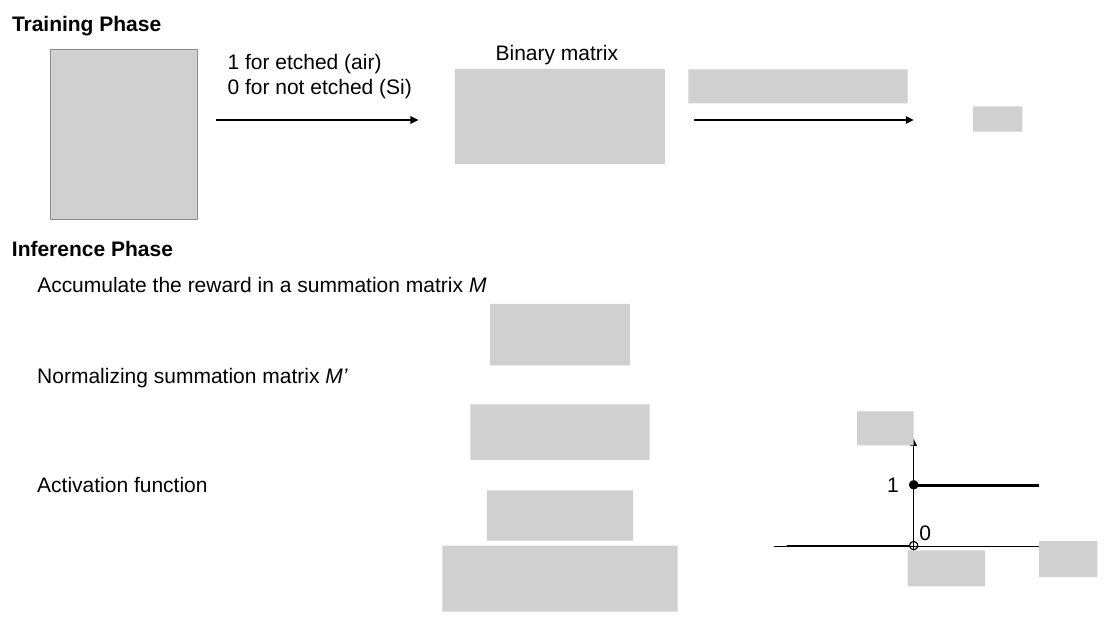
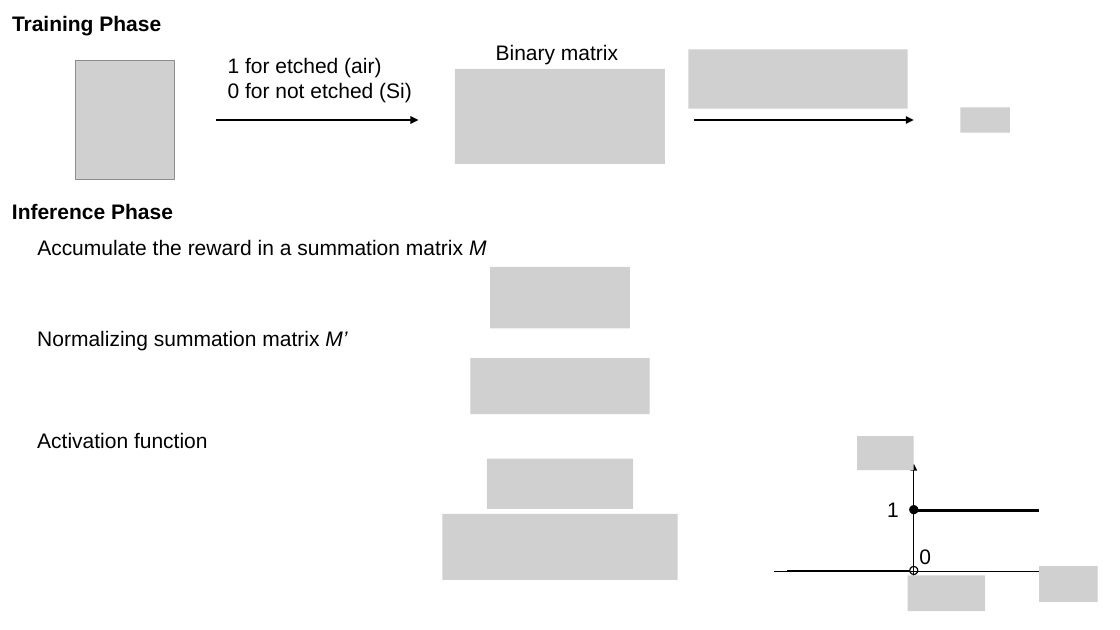
Before and after one commit to jglee96/NBTP_Lab, a slide deck: slide 4 of 개인/석사학위논문/Manuscript Preparation.pptx. Drawn at 1120x630 pixels with LibreOffice and Linux fonts; fonts in the diff are those of the drawing; grey boxes stand for pictures. Boxes give left, top, right and bottom in pixels: in the first picture for what was removed or moved away, otherwise in the second. Text is boxed around its words. In the diff, an @@ line names an element or a change of style, - is before the commit and + after.

```diff
--- a/개인/석사학위논문/Manuscript Preparation.pptx
+++ b/개인/석사학위논문/Manuscript Preparation.pptx
@@ picture removed at bbox=[50, 49, 198, 219] @@
@@ text "1 for etched (air)": place and size @@
-text "1 for etched (air)" at bbox=[228, 53, 412, 98]
+text "1 for etched (air)" at bbox=[228, 57, 412, 102]
@@ picture: place and size @@
-picture at bbox=[689, 70, 908, 103]
+picture at bbox=[689, 50, 908, 109]
@@ picture added at bbox=[76, 60, 175, 179] @@
@@ picture: place and size @@
-picture at bbox=[973, 107, 1023, 132]
+picture at bbox=[960, 108, 1010, 133]
@@ 3 texts, 1 picture: place and size @@
-3 texts, 1 picture at bbox=[12, 240, 629, 388]
+3 texts, 1 picture at bbox=[12, 203, 629, 351]
@@ picture added at bbox=[471, 358, 649, 413] @@
@@ picture removed at bbox=[471, 404, 649, 460] @@
@@ picture removed at bbox=[857, 412, 913, 445] @@
@@ text "Activation function": place and size @@
-text "Activation function" at bbox=[37, 476, 207, 493]
+text "Activation function" at bbox=[37, 432, 207, 449]
@@ picture added at bbox=[857, 436, 913, 470] @@
@@ picture: place and size @@
-picture at bbox=[487, 491, 634, 541]
+picture at bbox=[487, 459, 634, 509]
@@ 2 texts, 2 lines, 2 ellipses, 2 arrows: place and size @@
-2 texts, 2 lines, 2 ellipses, 2 arrows at bbox=[774, 439, 1054, 574]
+2 texts, 2 lines, 2 ellipses, 2 arrows at bbox=[774, 464, 1054, 599]
@@ picture: place and size @@
-picture at bbox=[442, 546, 677, 613]
+picture at bbox=[442, 514, 677, 581]
@@ picture removed at bbox=[908, 550, 986, 586] @@
@@ picture removed at bbox=[1039, 541, 1097, 577] @@
@@ picture added at bbox=[1039, 566, 1097, 602] @@
@@ picture added at bbox=[908, 576, 986, 612] @@
```
Also in this commit, not shown: 2 other slides changed, 8 other files.
